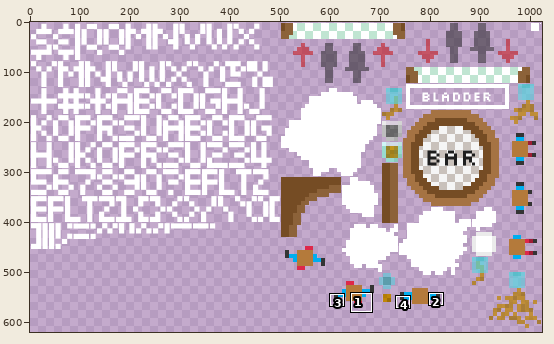
A sprite sheet gets an edit: Assets/Resources/Atlases/MainSheet-sixPack.png. The picture above shows the old version from afar; the outline marks the close-up.
Close-up. Old version:
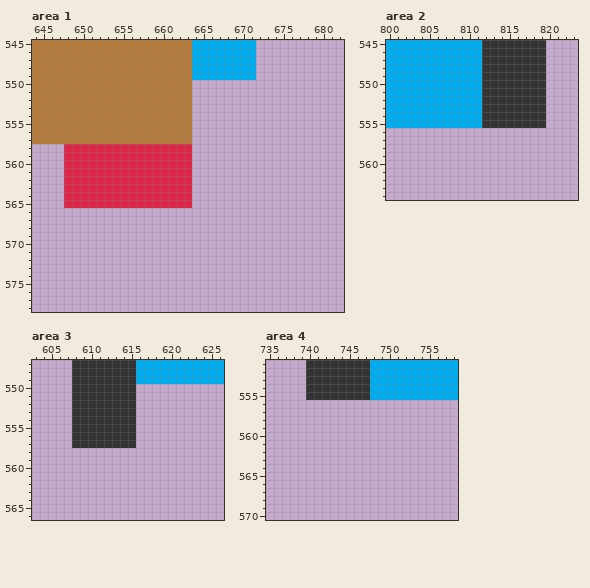
The file is 1024x1024 pixels. Pixels under 10% opacity are left out. Colours within 5 levels of each other are drawn and written as one. Shown: area 1: x 644..682, y 545..578; area 2: x 800..823, y 545..564; area 3: x 603..626, y 547..566; area 4: x 735..758, y 551..570. The wide view leaves out empty margins. The commit also changed other parts of the picture, which this record leaves out.
Now the later version:
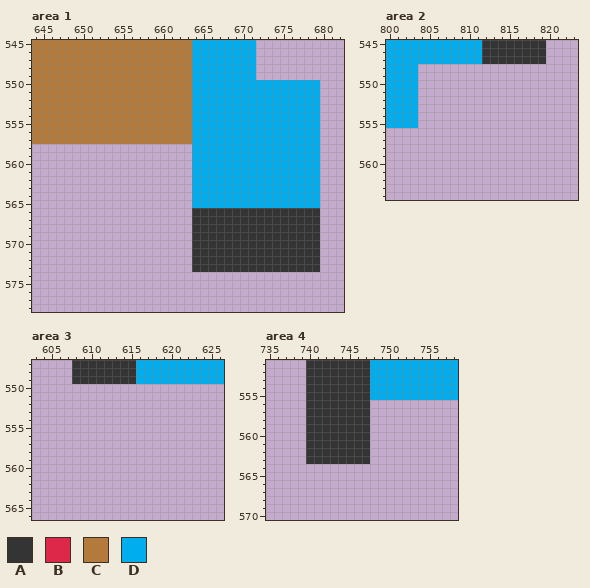
Palette (. is transparent): A #343434  B #de284a  C #b47a3b  D #00aeef
Changes in this commit:
{"where": "area 1"}
{"y":550,"x":664,"old":"................","new":"DDDDDDDDDDDDDDDD"}
{"y":551,"x":664,"old":"................","new":"DDDDDDDDDDDDDDDD"}
{"y":552,"x":664,"old":"................","new":"DDDDDDDDDDDDDDDD"}
{"y":553,"x":664,"old":"................","new":"DDDDDDDDDDDDDDDD"}
{"y":554,"x":664,"old":"................","new":"DDDDDDDDDDDDDDDD"}
{"y":555,"x":664,"old":"................","new":"DDDDDDDDDDDDDDDD"}
{"y":556,"x":664,"old":"................","new":"DDDDDDDDDDDDDDDD"}
{"y":557,"x":664,"old":"................","new":"DDDDDDDDDDDDDDDD"}
{"y":558,"x":648,"old":"BBBBBBBBBBBBBBBB................","new":"................DDDDDDDDDDDDDDDD"}
{"y":559,"x":648,"old":"BBBBBBBBBBBBBBBB................","new":"................DDDDDDDDDDDDDDDD"}
{"y":560,"x":648,"old":"BBBBBBBBBBBBBBBB................","new":"................DDDDDDDDDDDDDDDD"}
{"y":561,"x":648,"old":"BBBBBBBBBBBBBBBB................","new":"................DDDDDDDDDDDDDDDD"}
{"y":562,"x":648,"old":"BBBBBBBBBBBBBBBB................","new":"................DDDDDDDDDDDDDDDD"}
{"y":563,"x":648,"old":"BBBBBBBBBBBBBBBB................","new":"................DDDDDDDDDDDDDDDD"}
{"y":564,"x":648,"old":"BBBBBBBBBBBBBBBB................","new":"................DDDDDDDDDDDDDDDD"}
{"y":565,"x":648,"old":"BBBBBBBBBBBBBBBB................","new":"................DDDDDDDDDDDDDDDD"}
{"y":566,"x":664,"old":"................","new":"AAAAAAAAAAAAAAAA"}
{"y":567,"x":664,"old":"................","new":"AAAAAAAAAAAAAAAA"}
{"y":568,"x":664,"old":"................","new":"AAAAAAAAAAAAAAAA"}
{"y":569,"x":664,"old":"................","new":"AAAAAAAAAAAAAAAA"}
{"y":570,"x":664,"old":"................","new":"AAAAAAAAAAAAAAAA"}
{"y":571,"x":664,"old":"................","new":"AAAAAAAAAAAAAAAA"}
{"y":572,"x":664,"old":"................","new":"AAAAAAAAAAAAAAAA"}
{"y":573,"x":664,"old":"................","new":"AAAAAAAAAAAAAAAA"}
{"where": "area 2"}
{"y":548,"x":804,"old":"DDDDDDDDAAAAAAAA","new":"................"}
{"y":549,"x":804,"old":"DDDDDDDDAAAAAAAA","new":"................"}
{"y":550,"x":804,"old":"DDDDDDDDAAAAAAAA","new":"................"}
{"y":551,"x":804,"old":"DDDDDDDDAAAAAAAA","new":"................"}
{"y":552,"x":804,"old":"DDDDDDDDAAAAAAAA","new":"................"}
{"y":553,"x":804,"old":"DDDDDDDDAAAAAAAA","new":"................"}
{"y":554,"x":804,"old":"DDDDDDDDAAAAAAAA","new":"................"}
{"y":555,"x":804,"old":"DDDDDDDDAAAAAAAA","new":"................"}
{"where": "area 3"}
{"y":550,"x":608,"old":"AAAAAAAA","new":"........"}
{"y":551,"x":608,"old":"AAAAAAAA","new":"........"}
{"y":552,"x":608,"old":"AAAAAAAA","new":"........"}
{"y":553,"x":608,"old":"AAAAAAAA","new":"........"}
{"y":554,"x":608,"old":"AAAAAAAA","new":"........"}
{"y":555,"x":608,"old":"AAAAAAAA","new":"........"}
{"y":556,"x":608,"old":"AAAAAAAA","new":"........"}
{"y":557,"x":608,"old":"AAAAAAAA","new":"........"}
{"where": "area 4"}
{"y":556,"x":740,"old":"........","new":"AAAAAAAA"}
{"y":557,"x":740,"old":"........","new":"AAAAAAAA"}
{"y":558,"x":740,"old":"........","new":"AAAAAAAA"}
{"y":559,"x":740,"old":"........","new":"AAAAAAAA"}
{"y":560,"x":740,"old":"........","new":"AAAAAAAA"}
{"y":561,"x":740,"old":"........","new":"AAAAAAAA"}
{"y":562,"x":740,"old":"........","new":"AAAAAAAA"}
{"y":563,"x":740,"old":"........","new":"AAAAAAAA"}
{"label":"changed","picture_box":[64,80,320,272]}
{"label":"erased","picture_box":[418,64,546,128]}
{"label":"erased","picture_box":[72,384,136,448]}
{"label":"added","picture_box":[306,400,370,464]}
